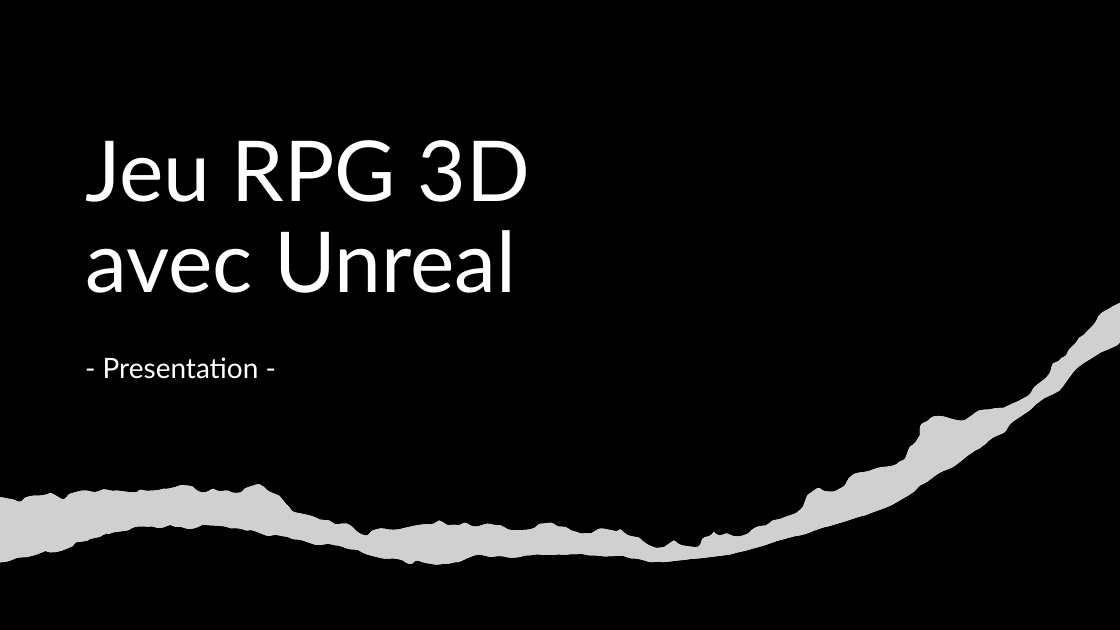
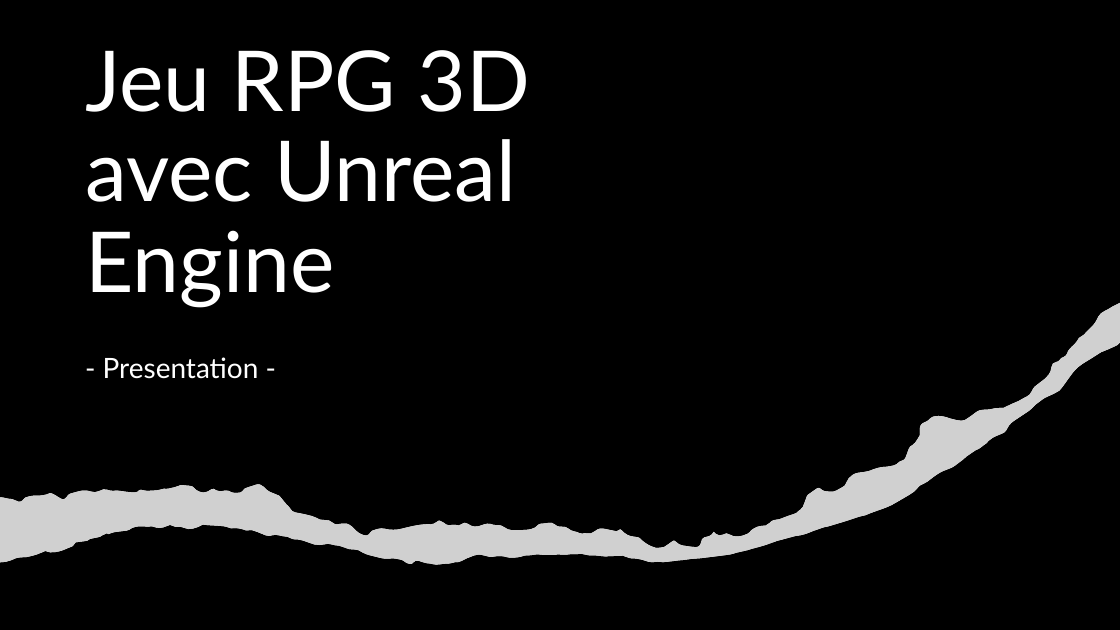
Before and after one commit to CyrilDevaux/rendu-LIFPROJET-groupe-devaux-gifu, a slide deck: slide 1 of Jeu RPG 3D avec Unreal.pptx. Drawn at 1120x630 pixels with LibreOffice and Linux fonts; fonts in the diff are those of the drawing; grey boxes stand for pictures; background and template pictures are left out; a plain dark background stands for a picture behind light text. Boxes give left, top, right and bottom in pixels: in the first picture for what was removed or moved away, otherwise in the second. Text is boxed around its words. In the diff, an @@ line names an element or a change of style, - is before the commit and + after.

```diff
--- a/Jeu RPG 3D avec Unreal.pptx
+++ b/Jeu RPG 3D avec Unreal.pptx
@@ title at <box>85,50,531,308</box>: text changed @@
-Jeu RPG 3D avec Unreal
+Jeu RPG 3D avec Unreal Engine
```
Also in this commit, not shown: 2 other slides changed, 7 slides added, 2 slides removed.
